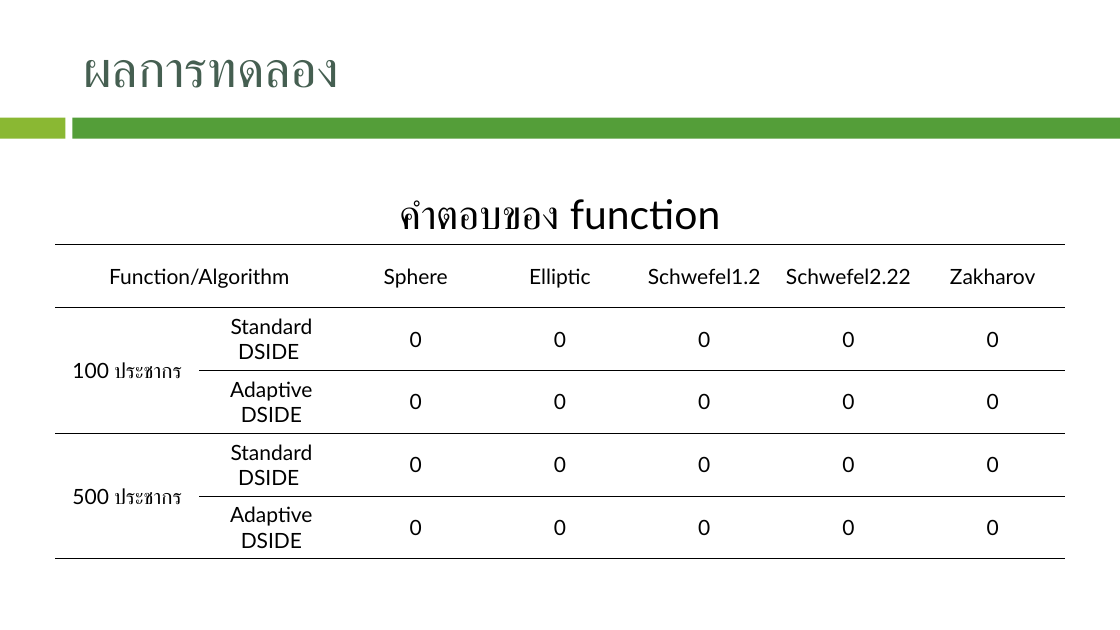
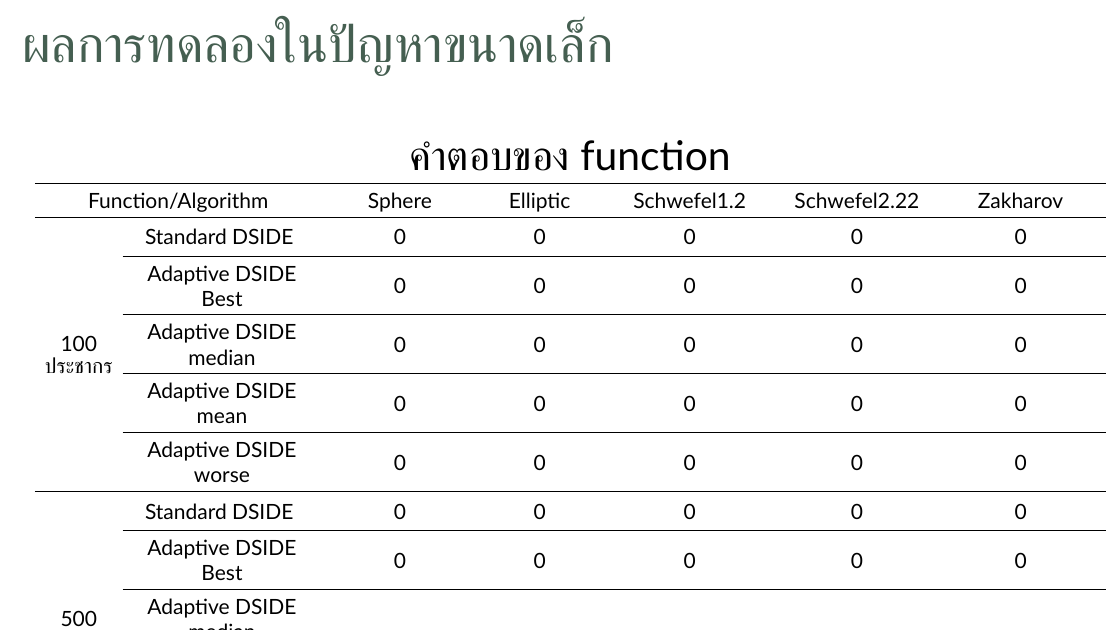
Before and after one commit to JhonSPattan/Algorithm, a slide deck: slide 12 of Adptive_DSIDE.pptx (slide 9 before the commit). Drawn at 1120x630 pixels with LibreOffice and Linux fonts; fonts in the diff are those of the drawing; background and template pictures are left out. Boxes give left, top, right and bottom in pixels: in the first picture for what was removed or moved away, otherwise in the second. Text is boxed around its words. In the diff, an @@ line names an element or a change of style, - is before the commit and + after.

```diff
--- a/Adptive_DSIDE.pptx
+++ b/Adptive_DSIDE.pptx
@@ text added at (22, 22, 613, 76), 44 pt, text #455F51 @@
+ผลการทดลองในปัญหาขนาดเล็ก
@@ title removed at (83, 59, 338, 88) @@
-ผลการทดลอง
@@ rectangle removed at (0, 118, 66, 139) @@
@@ rectangle removed at (72, 118, 1120, 139) @@
@@ table at (35, 126, 1107, 630) @@
-row 4:  | Adaptive DSIDE | 0 | 0 | 0 | 0 | 0
+row 4:  | Adaptive DSIDE Best | 0 | 0 | 0 | 0 | 0
+row 5:  | Adaptive DSIDE median | 0 | 0 | 0 | 0 | 0
+row 6:  | Adaptive DSIDE mean | 0 | 0 | 0 | 0 | 0
+row 7:  | Adaptive DSIDE worse | 0 | 0 | 0 | 0 | 0
-row 6:  | Adaptive DSIDE | 0 | 0 | 0 | 0 | 0
+row 9:  | Adaptive DSIDE Best | 0 | 0 | 0 | 0 | 0
+row 10:  | Adaptive DSIDE median |  |  |  |  | 
+row 11:  | Adaptive DSIDE mean |  |  |  |  | 
+row 12:  | Adaptive DSIDE worse |  |  |  |  | 
@@ table: place and size @@
-table at (55, 182, 1066, 560)
+table at (35, 126, 1107, 630)
```
Also in this commit, not shown: 4 other slides changed, 5 slides added, 1 slide removed.
